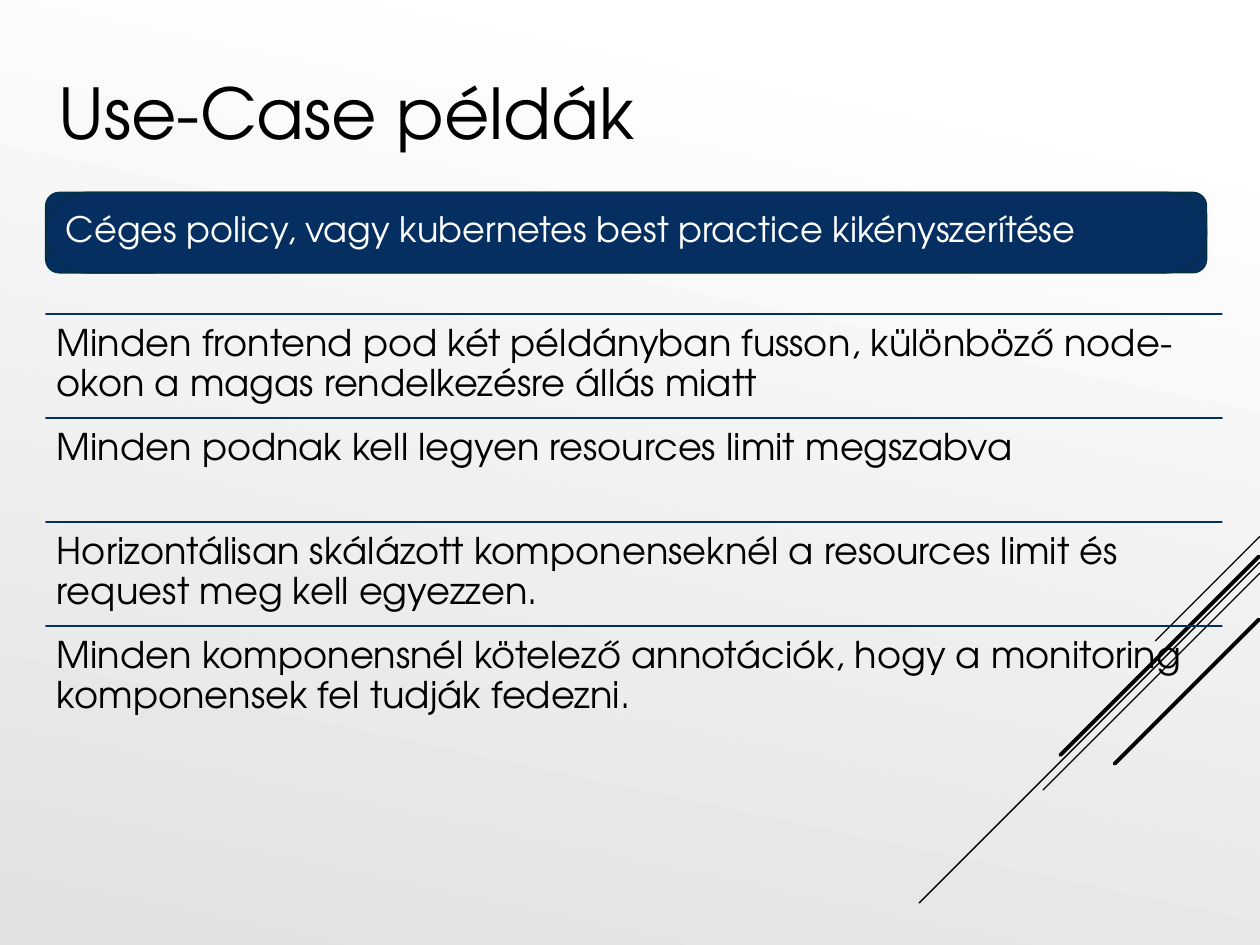
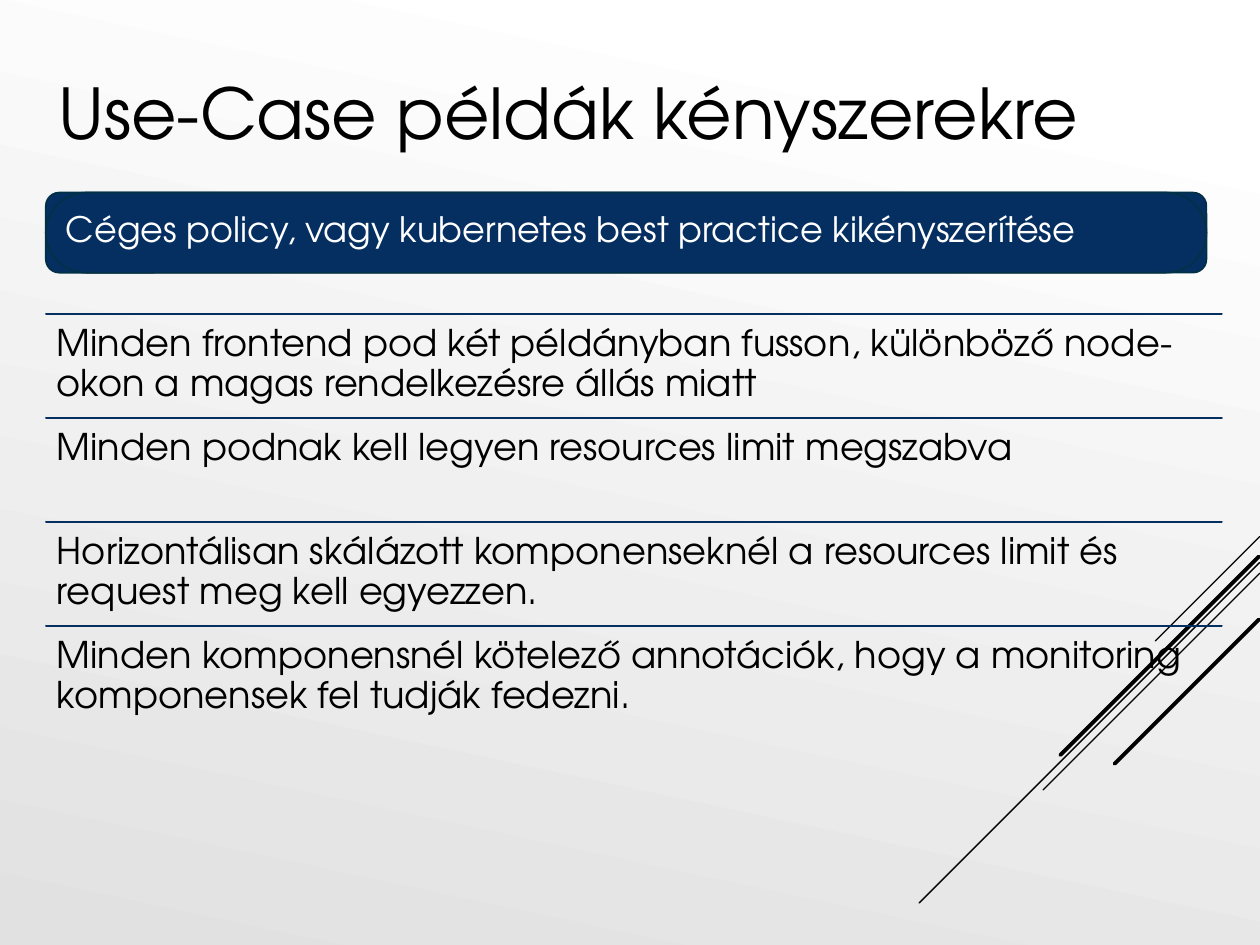
Before and after one commit to Tiegris/KonstrainR, a slide deck: slide 3 of ppt/prezi.pptx (slide 2 before the commit). Drawn at 1260x945 pixels with LibreOffice and Linux fonts; fonts in the diff are those of the drawing. Boxes give left, top, right and bottom in pixels: in the first picture for what was removed or moved away, otherwise in the second. Text is boxed around its words. In the diff, an @@ line names an element or a change of style, - is before the commit and + after.

```diff
--- a/ppt/prezi.pptx
+++ b/ppt/prezi.pptx
@@ title at box(58, 85, 1078, 153): text changed @@
-Use-Case példák
+Use-Case példák kényszerekre
```
Also in this commit, not shown: 2 other slides changed, 14 slides added, 11 slides removed.
